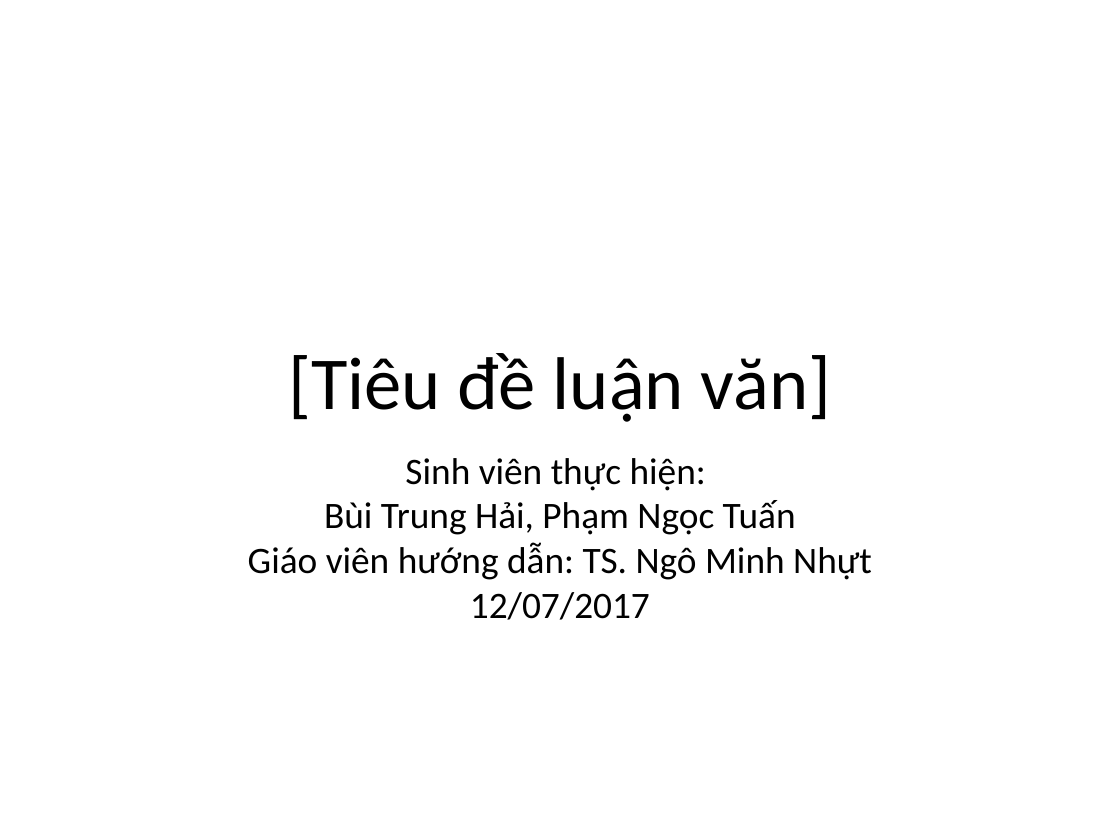
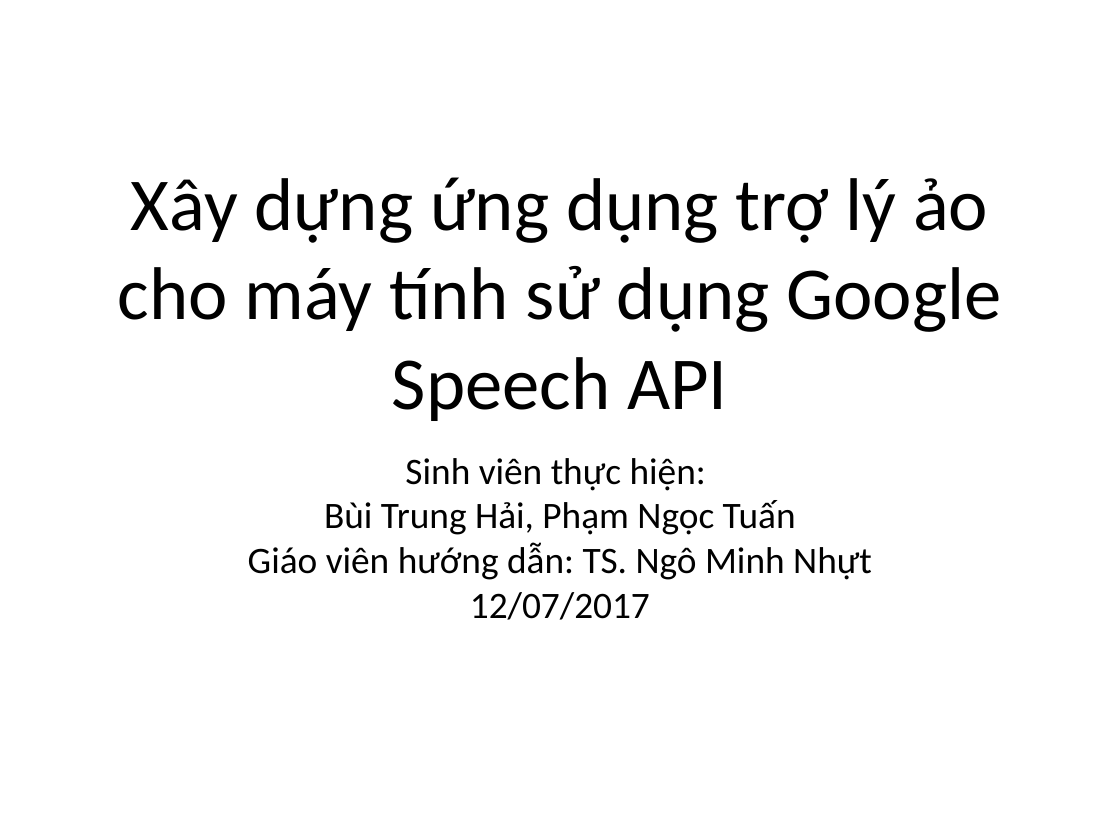
Before and after one commit to phamngoctuan1995/latex_thesis, a slide deck: slide 1 of CauTrucLuanVan.pptx. Drawn at 1120x840 pixels with LibreOffice and Linux fonts; fonts in the diff are those of the drawing. Boxes give left, top, right and bottom in pixels: in the first picture for what was removed or moved away, otherwise in the second. Text is boxed around its words. In the diff, an @@ line names an element or a change of style, - is before the commit and + after.

```diff
--- a/CauTrucLuanVan.pptx
+++ b/CauTrucLuanVan.pptx
@@ text at (118,177,1001,421): text changed @@
-[Tiêu đề luận văn]
+Xây dựng ứng dụng trợ lý ảo cho máy tính sử dụng Google Speech API
```
Also in this commit, not shown: 2 other slides changed.
